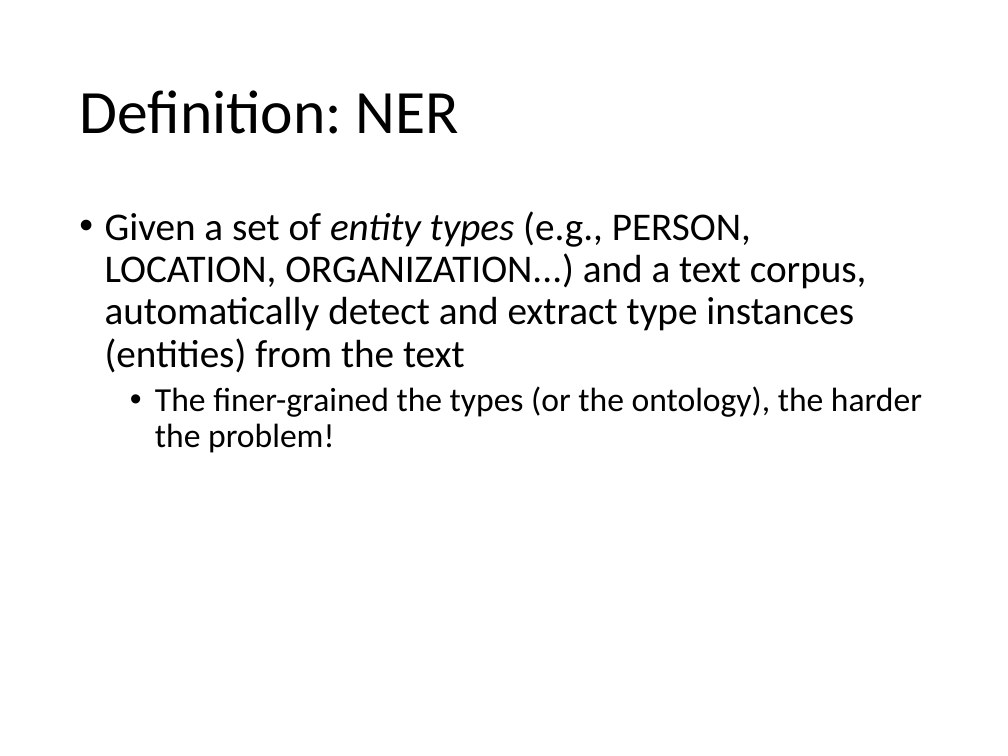
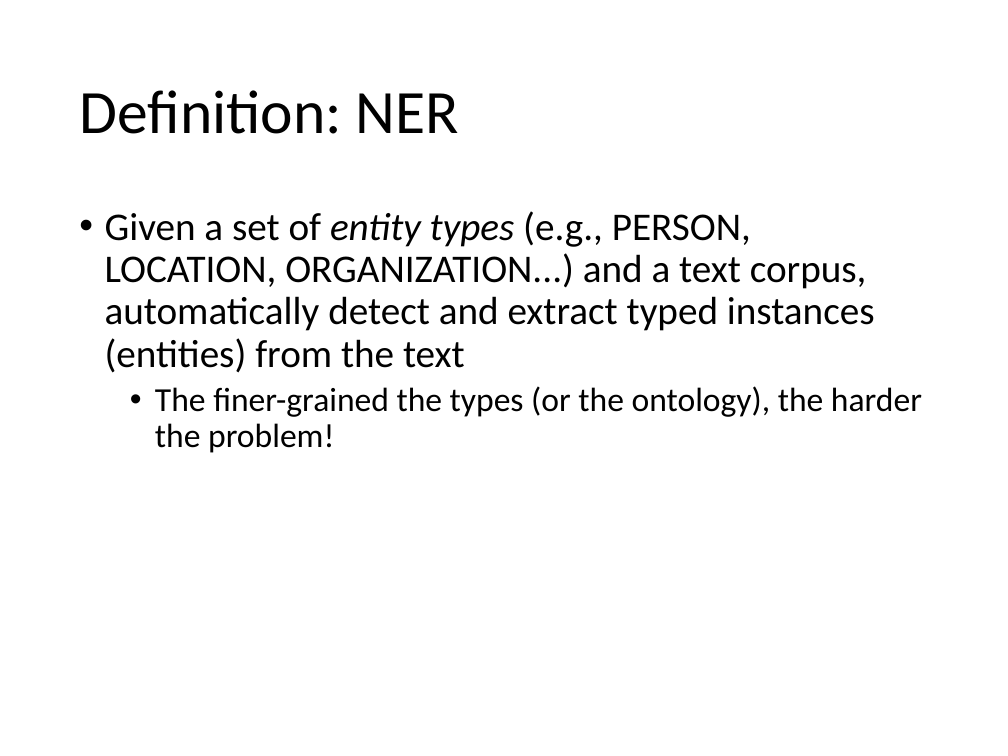
Before and after one commit to evhart/smasac-tutorial, a slide deck: slide 5 of slides/pptx/3-entity-extraction.pptx (slide 4 before the commit). Drawn at 1008x756 pixels with LibreOffice and Linux fonts; fonts in the diff are those of the drawing. Boxes give left, top, right and bottom in pixels: in the first picture for what was removed or moved away, otherwise in the second. Text is boxed around its words. In the diff, an @@ line names an element or a change of style, - is before the commit and + after.

Commit message:
changes to entity extraction slides

```diff
--- a/slides/pptx/3-entity-extraction.pptx
+++ b/slides/pptx/3-entity-extraction.pptx
@@ text at bbox=[105, 211, 875, 373]: text changed @@
-• Given a set of entity types (e.g., PERSON, LOCATION, ORGANIZATION...) and a text corpus, automatically detect and extract type instances (entities) from the text
+• Given a set of entity types (e.g., PERSON, LOCATION, ORGANIZATION...) and a text corpus, automatically detect and extract typed instances (entities) from the text
```
Also in this commit, not shown: 11 other slides changed, 2 slides added.
